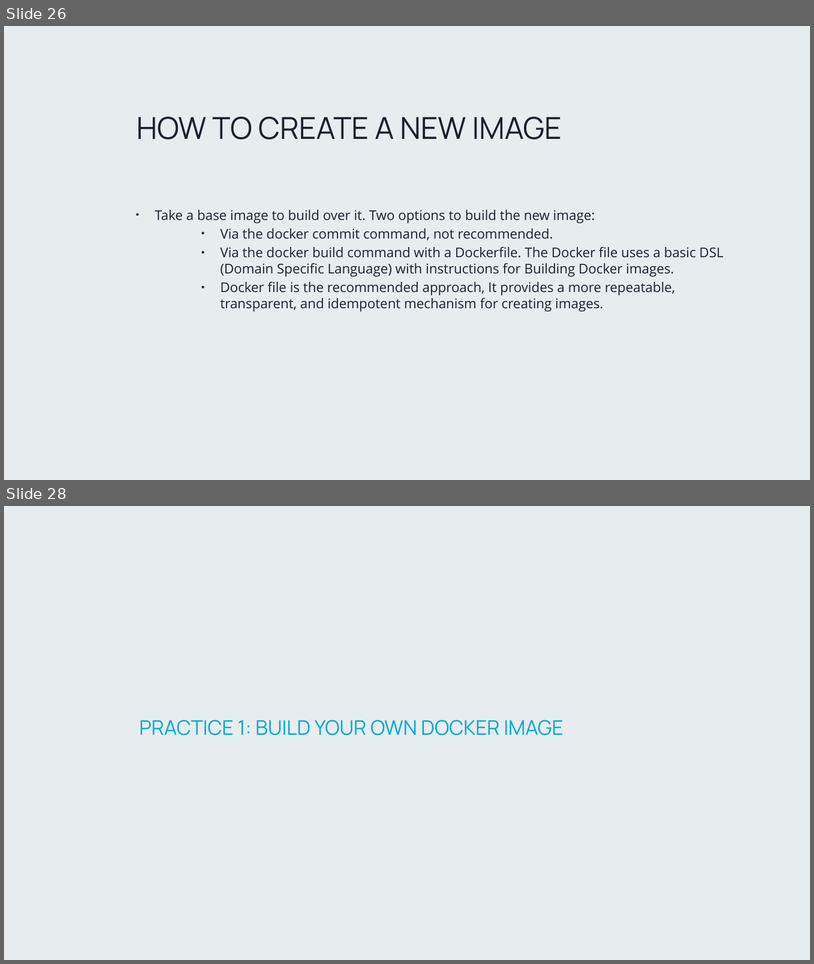
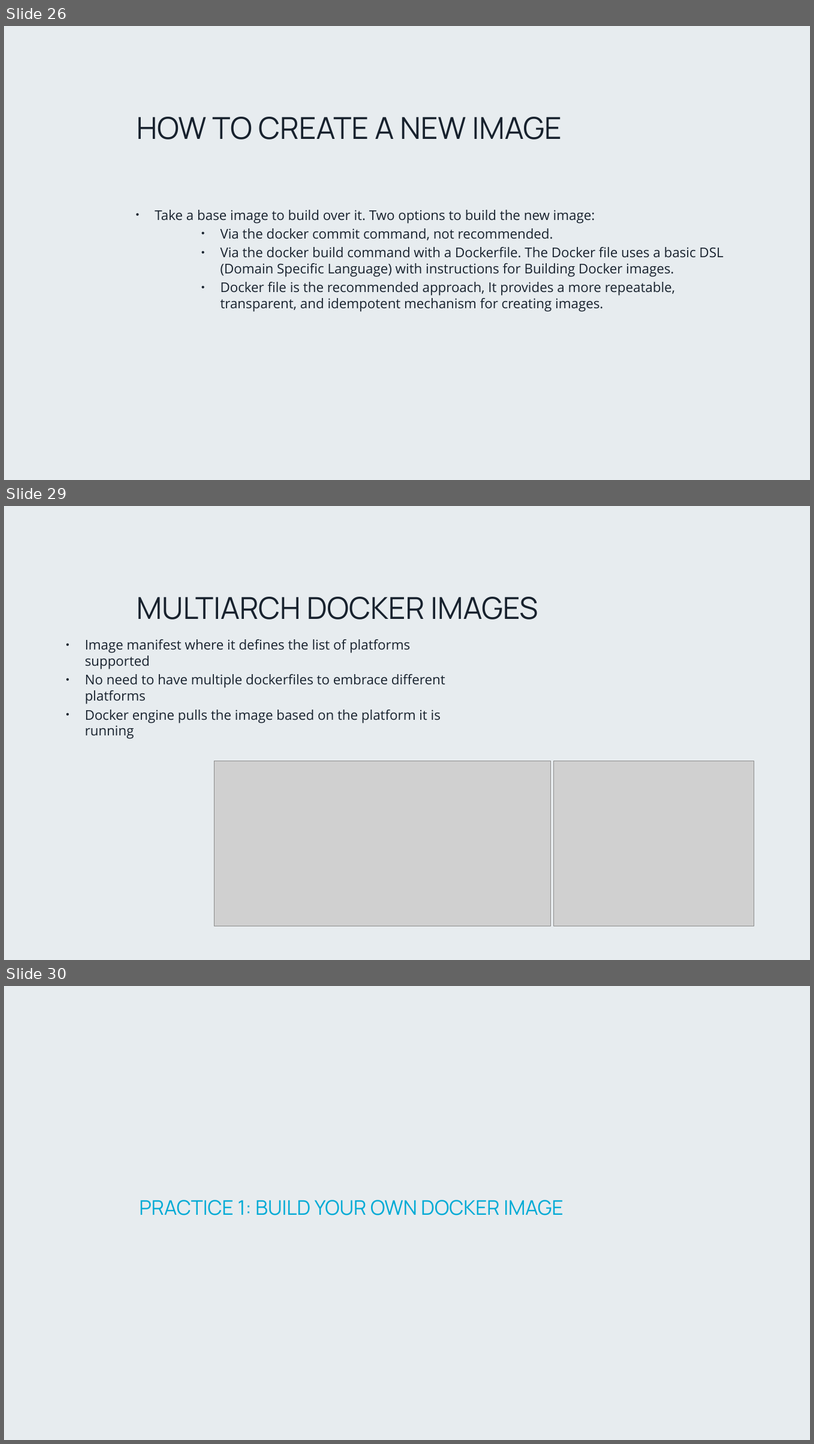
Before and after one commit to PlainConcepts/NetCore-Docker-Workshop, a slide deck: Docu/Microservices_day_1.pptx. Shown one above the other, each under a label of ours: slides 26 and 28 before the commit, slides 26, 29 and 30 after it; the slides between them are not shown. The pictures are 814x964 and 814x1444 pixels, drawn with LibreOffice and Linux fonts; fonts in the diff are those of the drawing; grey boxes stand for pictures; background and template pictures are left out. Boxes give left, top, right and bottom in pixels: in the first picture for what was removed or moved away, otherwise in the second. Text is boxed around its words. In the diff, an @@ line names an element or a change of style, - is before the commit and + after.

```diff
--- a/Docu/Microservices_day_1.pptx
+++ b/Docu/Microservices_day_1.pptx
@@ slide 29 added at (4,506,810,960), background picture (left out) @@
@@ title added at (137,597,538,619), 36 pt, text #17212D @@
+MULTIARCH DOCKER IMAGES
@@ text added at (85,639,446,739), 16 pt, text #17212D @@
+• Image manifest where it defines the list of platforms supported
+• No need to have multiple dockerfiles to embrace different platforms
+• Docker engine pulls the image based on the platform it is running
@@ picture added at (215,760,551,926) @@
@@ picture added at (554,760,755,926) @@
@@ what was slide 28 is now slide 30 @@
```
Also in this commit, not shown: 2 other slides added, 1 slide removed.
